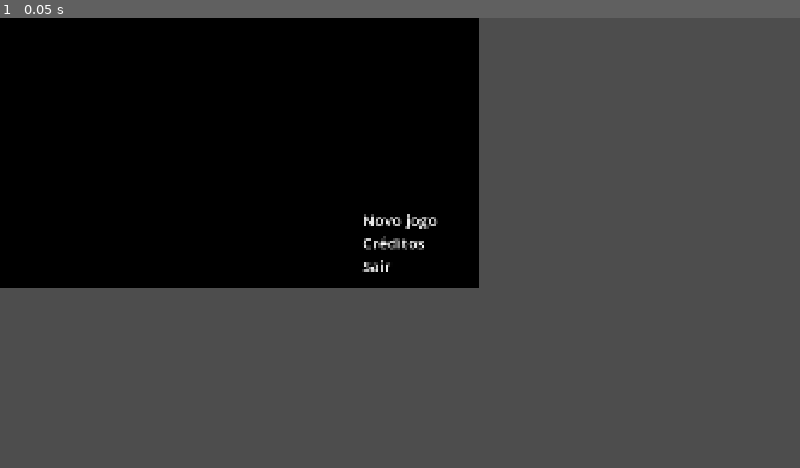
Above: before the commit, frame 1.
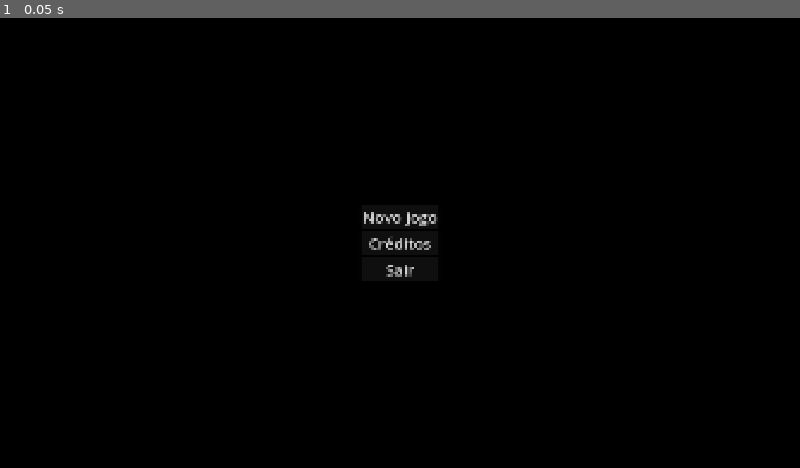
Above: after the commit, the same moment.

Repository: ThatLua/SindicaosWGJ
Game: Godot game, scene res://scenes/inicio.tscn
Two runs of this game, one before a commit and one after it. Both use one fixed random seed, a clock stepped at 60 frames per second and the inputs below. The project has no main scene, so this scene is started directly.
Inputs:
- Up to frame 1 (0.05 s): no input

The runs differ from the first frame. In frame 1, 65% of the frame differs, in the area x 0-100%, y 0-100%.

Commit message:
funcoes da tela de inicio

Diff:
--- a/sindicaos/scenes/game.tscn
+++ b/sindicaos/scenes/game.tscn
@@ -12,7 +12,7 @@
 position = Vector2(963, 535)
 
 [node name="Papers" parent="." unique_id=2084411377 instance=ExtResource("1_80nbo")]
-position = Vector2(966.00006, 566)
+position = Vector2(963, 544)
 
 [node name="8_ball" parent="." unique_id=300774040 instance=ExtResource("3_lnu2h")]
-position = Vector2(407, 871)
+position = Vector2(1609, 523)
--- a/sindicaos/scenes/inicio.tscn
+++ b/sindicaos/scenes/inicio.tscn
@@ -21,16 +21,25 @@
 script = ExtResource("1_i3824")
 
 [node name="TextureRect" type="TextureRect" parent="." unique_id=554660208]
-layout_mode = 0
-offset_right = 40.0
-offset_bottom = 40.0
+layout_mode = 1
+anchors_preset = 15
+anchor_right = 1.0
+anchor_bottom = 1.0
+grow_horizontal = 2
+grow_vertical = 2
 texture = SubResource("GradientTexture2D_kramq")
 
 [node name="MarginContainer" type="MarginContainer" parent="." unique_id=186029843]
 layout_mode = 1
-anchors_preset = 15
-anchor_right = 1.0
-anchor_bottom = 1.0
+anchors_preset = 8
+anchor_left = 0.5
+anchor_top = 0.5
+anchor_right = 0.5
+anchor_bottom = 0.5
+offset_left = -90.0
+offset_top = -80.5
+offset_right = 90.0
+offset_bottom = 80.5
 grow_horizontal = 2
 grow_vertical = 2
 metadata/_edit_group_ = true
@@ -40,17 +49,22 @@
 size_flags_horizontal = 4
 size_flags_vertical = 4
 
-[node name="Novo Jogo" type="Label" parent="MarginContainer/VBoxContainer" unique_id=408612818]
+[node name="Novo Jogo" type="Button" parent="MarginContainer/VBoxContainer" unique_id=6223930]
 layout_mode = 2
 theme_override_font_sizes/font_size = 37
 text = "Novo jogo"
 
-[node name="Créditos" type="Label" parent="MarginContainer/VBoxContainer" unique_id=50542858]
+[node name="Créditos" type="Button" parent="MarginContainer/VBoxContainer" unique_id=2104977264]
 layout_mode = 2
 theme_override_font_sizes/font_size = 37
 text = "Créditos"
 
-[node name="Sair" type="Label" parent="MarginContainer/VBoxContainer" unique_id=88585837]
+[node name="Sair" type="Button" parent="MarginContainer/VBoxContainer" unique_id=1660151950]
 layout_mode = 2
 theme_override_font_sizes/font_size = 37
 text = "Sair"
+
+[connection signal="gui_input" from="MarginContainer/VBoxContainer/Novo Jogo" to="." method="_on_novo_jogo_gui_input"]
+[connection signal="pressed" from="MarginContainer/VBoxContainer/Novo Jogo" to="." method="_on_novo_jogo_pressed"]
+[connection signal="pressed" from="MarginContainer/VBoxContainer/Créditos" to="." method="_on_créditos_pressed"]
+[connection signal="pressed" from="MarginContainer/VBoxContainer/Sair" to="." method="_on_sair_pressed"]
--- a/sindicaos/scripts/inicio.gd
+++ b/sindicaos/scripts/inicio.gd
@@ -1,15 +1,18 @@
 extends Control
-
-@onready var novo_jogo: Label = $"MarginContainer/VBoxContainer/Novo Jogo"
-@onready var créditos: Label = $MarginContainer/VBoxContainer/Créditos
-@onready var sair: Label = $MarginContainer/VBoxContainer/Sair
-
 
 # Called when the node enters the scene tree for the first time.
 func _ready() -> void:
 	pass # Replace with function body.
 
-
 # Called every frame. 'delta' is the elapsed time since the previous frame.
 func _process(delta: float) -> void:
 	pass
+
+func _on_novo_jogo_pressed() -> void:
+	print("novo jogo")
+
+func _on_créditos_pressed() -> void:
+	print("tela de creditos")
+
+func _on_sair_pressed() -> void:
+	get_tree().quit()
